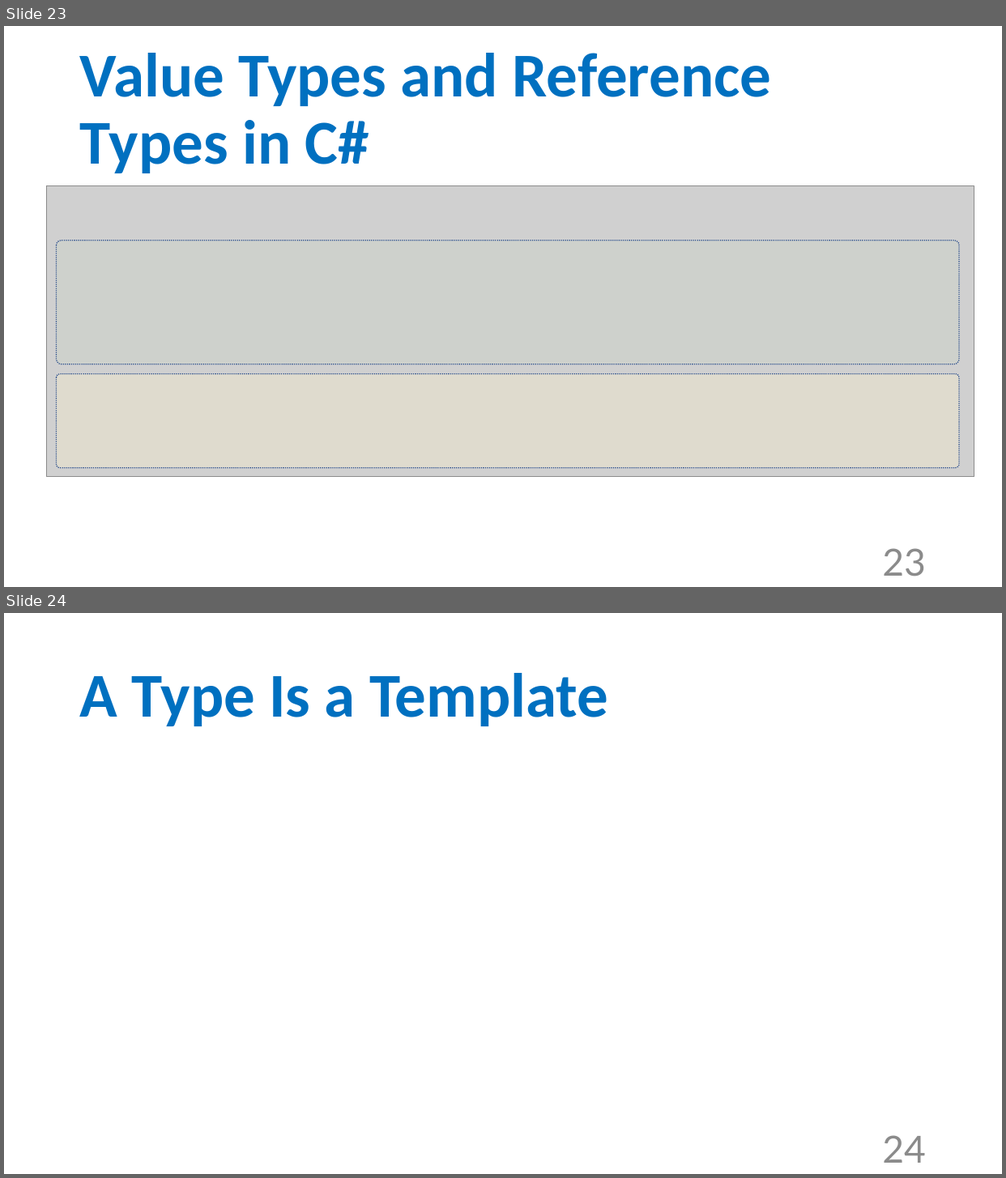
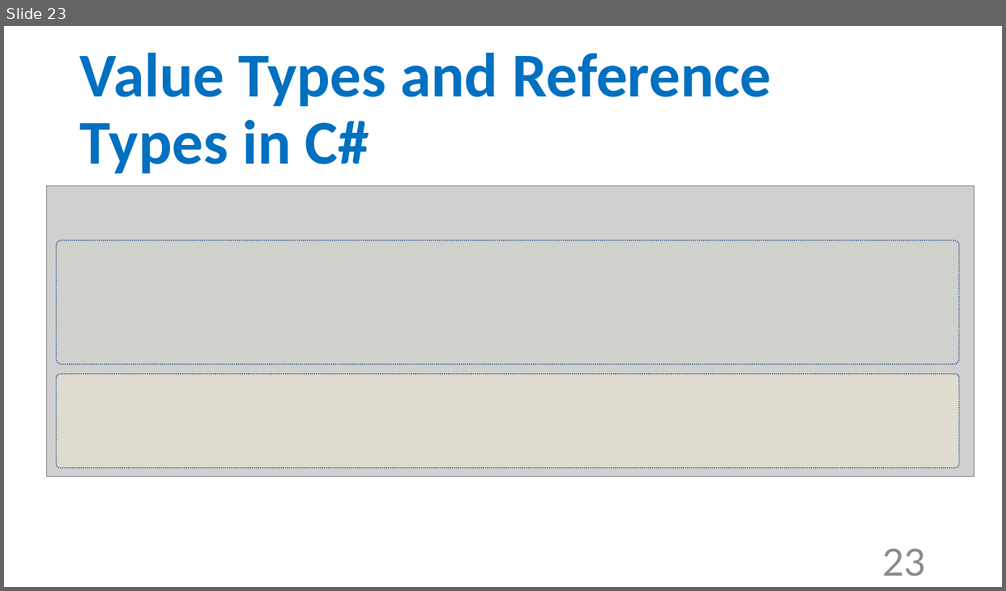
Before and after one commit to 03376836-OOP-2564/OOP-2564-Week-07, a slide deck: PPT/หน่วยที่ 5.pptx. Shown one above the other, each under a label of ours: slides 23 and 24 before the commit, slide 23 after it. The pictures are 1006x1178 and 1006x591 pixels, drawn with LibreOffice and Linux fonts; fonts in the diff are those of the drawing; grey boxes stand for pictures; background and template pictures are left out. Boxes give left, top, right and bottom in pixels: in the first picture for what was removed or moved away, otherwise in the second. Text is boxed around its words. In the diff, an @@ line names an element or a change of style, - is before the commit and + after.

```diff
--- a/PPT/หน่วยที่ 5.pptx
+++ b/PPT/หน่วยที่ 5.pptx
@@ slide 24 removed at [4,613,1002,1174], background picture (left out) @@
@@ title removed at [80,673,608,726] @@
-A Type Is a Template
@@ page number removed at [882,1135,926,1163] @@
-24
```
Also in this commit, not shown: 1 slide added, 3 other files.
